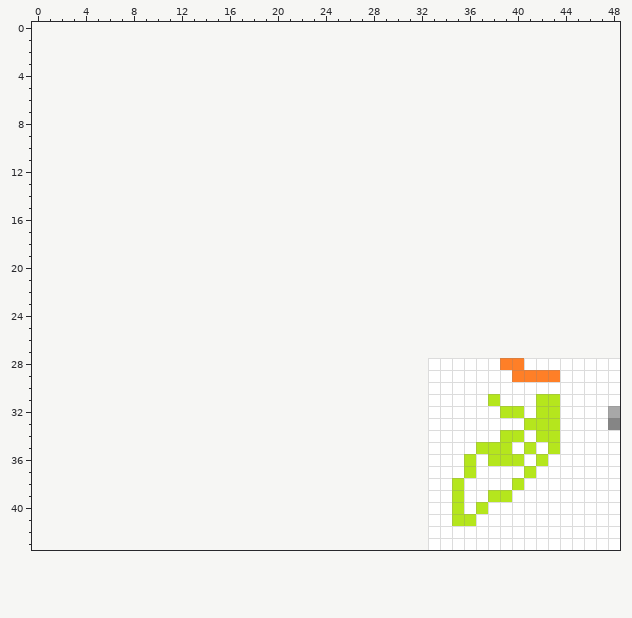
Pixel-art sprite -- src/chargementImage/16.png. Above is the file before it was changed.
The file is 16x16 pixels. The old version is drawn lined up with the new one, on the new canvas.
New version:
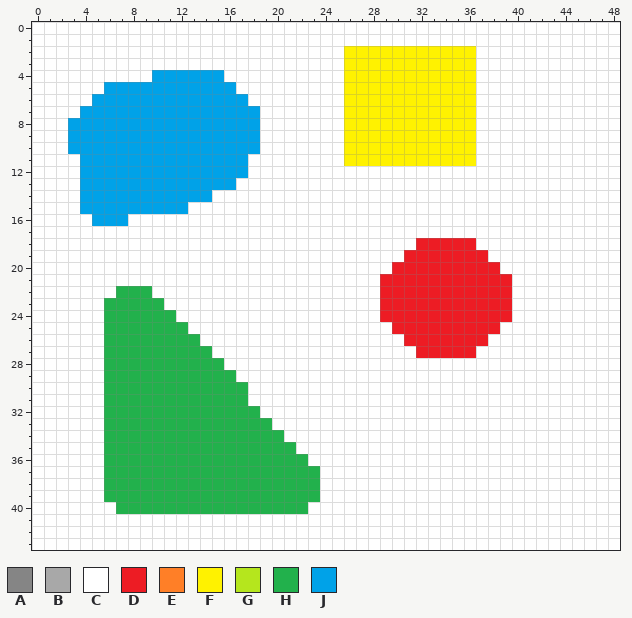
Palette (. is transparent): A #858585  B #a8a8a8  C #ffffff  D #ed1c24  E #ff7f27  F #fff200  G #b5e61d  H #22b14c  J #00a2e8
Diff:
canvas 16x16 -> 49x44, the old top-left corner now at 33,28
The edit adds colour C in rows 0 to 1 at x 0 to 48; in rows 2 to 3 at x 0 to 25 and 37 to 48; in row 4 at x 0 to 9, 16 to 25 and 37 to 48; in row 5 at x 0 to 5, 17 to 25 and 37 to 48; in row 6 at x 0 to 4, 18 to 25 and 37 to 48; in row 7 at x 0 to 3, 19 to 25 and 37 to 48.
The edit adds colour C in rows 8 to 10 at x 0 to 2, 19 to 25 and 37 to 48; in row 11 at x 0 to 3, 18 to 25 and 37 to 48; in row 12 at x 0 to 3 and 18 to 48; in row 13 at x 0 to 3 and 17 to 48; in row 14 at x 0 to 3 and 15 to 48; in row 15 at x 0 to 3 and 13 to 48.
The edit adds colour C in row 16 at x 0 to 4 and 8 to 48; in row 17 at x 0 to 48; in row 18 at x 0 to 31 and 37 to 48; in row 19 at x 0 to 30 and 38 to 48; in row 20 at x 0 to 29 and 39 to 48; in row 21 at x 0 to 28 and 40 to 48.
The edit adds colour C in row 22 at x 0 to 6, 10 to 28 and 40 to 48; in row 23 at x 0 to 5, 11 to 28 and 40 to 48; in row 24 at x 0 to 5, 12 to 28 and 40 to 48; in row 25 at x 0 to 5, 13 to 29 and 39 to 48; in row 26 at x 0 to 5, 14 to 30 and 38 to 48; in row 27 at x 0 to 5, 15 to 31 and 37 to 48.
The edit adds colour C in row 28 at x 0 to 5 and 16 to 32; in row 29 at x 0 to 5 and 17 to 32; in rows 30 to 31 at x 0 to 5 and 18 to 32; in row 32 at x 0 to 5 and 19 to 32; in row 33 at x 0 to 5 and 20 to 32; in row 34 at x 0 to 5 and 21 to 32.
The edit adds colour C in row 35 at x 0 to 5 and 22 to 32; in row 36 at x 0 to 5 and 23 to 32; in rows 37 to 39 at x 0 to 5 and 24 to 32; in row 40 at x 0 to 6 and 23 to 32; in rows 41 to 43 at x 0 to 32.
Colour A gives way to colour C in row 33 at x 48.
Colour B gives way to colour C in row 32 at x 48.
Colour E gives way to colour C in row 28 at x 39 to 40; in row 29 at x 40 to 43.
Colour G gives way to colour C in row 31 at x 38 and 42 to 43; in row 32 at x 39 to 40 and 42 to 43; in row 33 at x 41 to 43; in row 34 at x 39 to 40 and 42 to 43; in row 35 at x 37 to 39, 41 and 43; in row 36 at x 36, 38 to 40 and 42.
Colour G gives way to colour C in row 37 at x 36 and 41; in row 38 at x 35 and 40; in row 39 at x 35 and 38 to 39; in row 40 at x 35 and 37; in row 41 at x 35 to 36.
The edit adds colour D in row 18 at x 32 to 36; in row 19 at x 31 to 37; in row 20 at x 30 to 38; in rows 21 to 24 at x 29 to 39; in row 25 at x 30 to 38; in row 26 at x 31 to 37.
The edit adds colour D in row 27 at x 32 to 36.
The edit adds colour F in rows 2 to 11 at x 26 to 36.
The edit adds colour H in row 22 at x 7 to 9; in row 23 at x 6 to 10; in row 24 at x 6 to 11; in row 25 at x 6 to 12; in row 26 at x 6 to 13; in row 27 at x 6 to 14.
The edit adds colour H in row 28 at x 6 to 15; in row 29 at x 6 to 16; in rows 30 to 31 at x 6 to 17; in row 32 at x 6 to 18; in row 33 at x 6 to 19; in row 34 at x 6 to 20.
The edit adds colour H in row 35 at x 6 to 21; in row 36 at x 6 to 22; in rows 37 to 39 at x 6 to 23; in row 40 at x 7 to 22.
The edit adds colour J in row 4 at x 10 to 15; in row 5 at x 6 to 16; in row 6 at x 5 to 17; in row 7 at x 4 to 18; in rows 8 to 10 at x 3 to 18; in rows 11 to 12 at x 4 to 17.
The edit adds colour J in row 13 at x 4 to 16; in row 14 at x 4 to 14; in row 15 at x 4 to 12; in row 16 at x 5 to 7.
